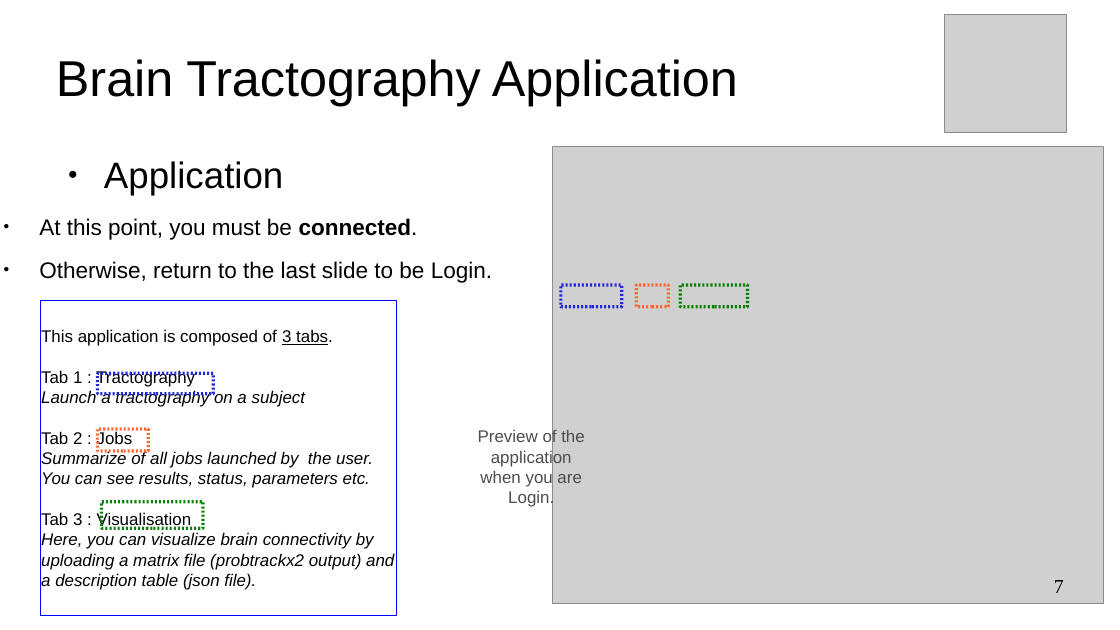
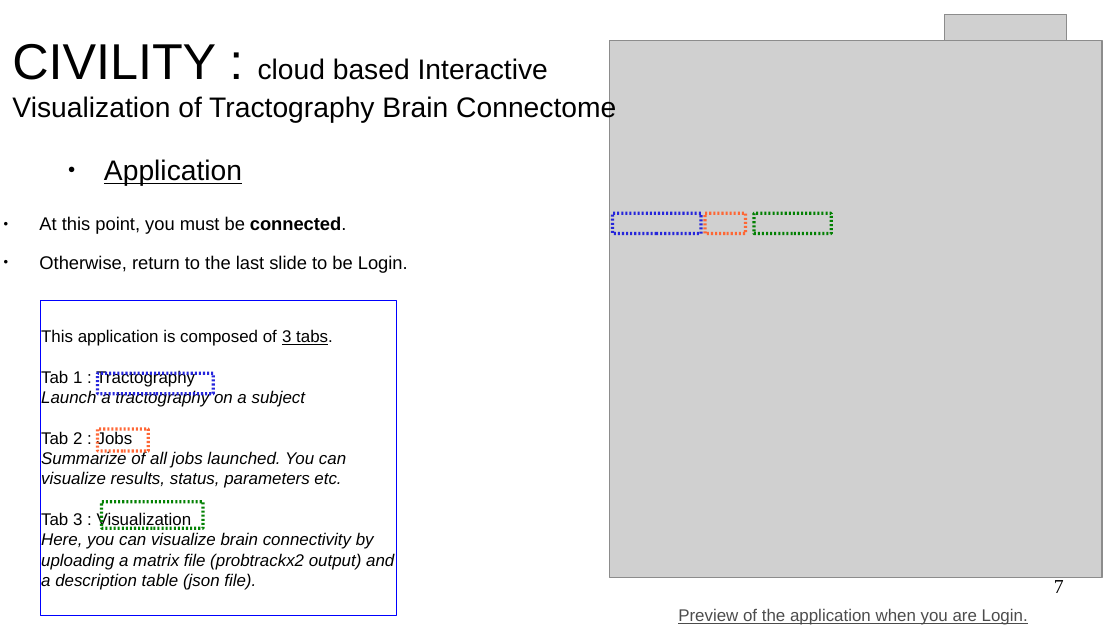
Before and after one commit to NIRALUser/CIVILITY, a slide deck: slide 7 of Documentation/tutoBrainTractographyApp.odp. Drawn at 1120x630 pixels with LibreOffice and Linux fonts; fonts in the diff are those of the drawing; grey boxes stand for pictures; background and template pictures are left out. Boxes give left, top, right and bottom in pixels: in the first picture for what was removed or moved away, otherwise in the second. Text is boxed around its words. In the diff, an @@ line names an element or a change of style, - is before the commit and + after.

```diff
--- a/Documentation/tutoBrainTractographyApp.odp
+++ b/Documentation/tutoBrainTractographyApp.odp
@@ title added at box(12, 44, 616, 123), 20 pt, text #000000 @@
+CIVILITY : cloud based Interactive Visualization of Tractography Brain Connectome
@@ title removed at box(56, 59, 738, 106) @@
-Brain Tractography Application
@@ picture: place and size @@
-picture at box(553, 146, 1104, 604)
+picture at box(610, 41, 1103, 578)
@@ text "Application" at box(104, 159, 242, 186): size 26 to 20 pt, underline on @@
@@ text "At this point, you must ..." at box(39, 216, 408, 272): size 16 to 13 pt @@
@@ rectangle: place and size @@
-rectangle at box(561, 285, 622, 307)
+rectangle at box(613, 213, 701, 234)
@@ rectangle: place and size @@
-rectangle at box(636, 285, 668, 307)
+rectangle at box(705, 213, 746, 234)
@@ rectangle: place and size @@
-rectangle at box(681, 285, 748, 307)
+rectangle at box(754, 213, 831, 234)
@@ text in rectangle at box(41, 450, 346, 529): text changed @@
-Summarize of all jobs launched by the user. You can see results, status, parameters etc.
-Tab 3 : Visualisation
+Summarize of all jobs launched. You can visualize results, status, parameters etc.
+Tab 3 : Visualization
@@ text "Preview of the application when ...": place and size @@
-text "Preview of the application when ..." at box(478, 429, 585, 508)
+text "Preview of the application when ..." at box(678, 608, 1028, 625)
@@ text "Preview of the application when ..." at box(678, 608, 1028, 625): underline on @@
```
Also in this commit, not shown: 12 other slides changed, 8 slides added, 2 slides removed, 1 other file.
